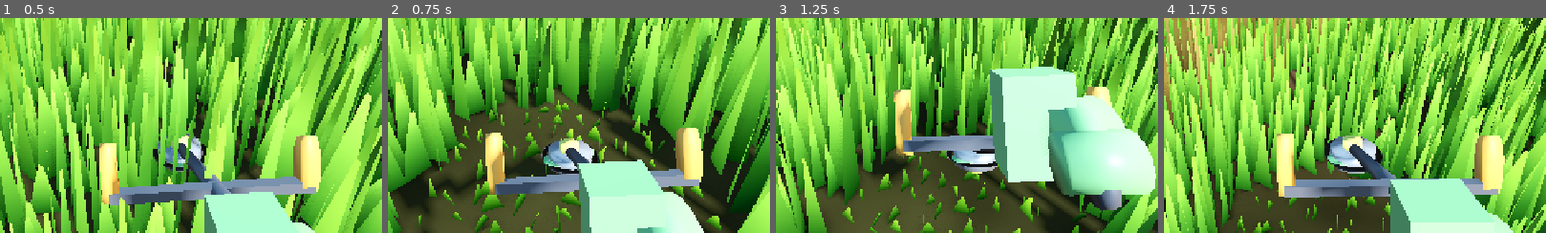
Above: before the commit, frames 1-4 (left to right).
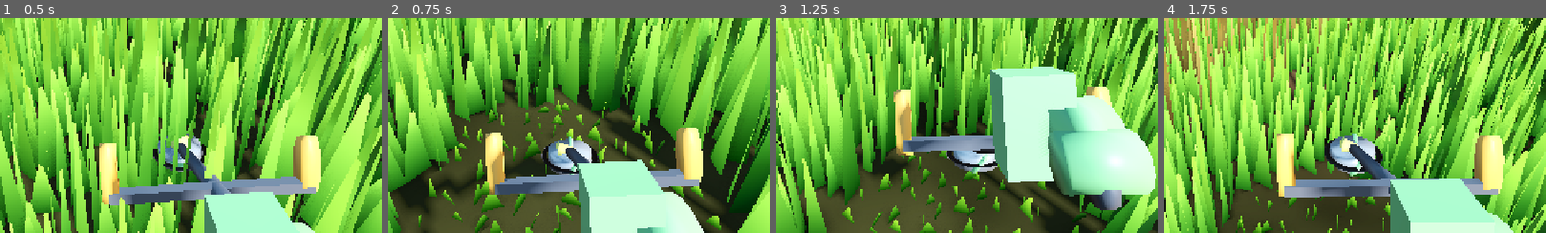
Above: after the commit, the same moments.

Repository: fabiansar/desbrozadora
Game: Godot game, scene res://scenes/main.tscn
Two runs of this game, one before a commit and one after it. Both use one fixed random seed, a clock stepped at 60 frames per second and the inputs below.
Inputs (mouse positions are % of the whole screen's width and height, from its top left):
- Up to frame 1 (0.5 s): no input
- Up to frame 2 (0.75 s): move the mouse to (55, 50) at 0.52 s; press the mouse at (55, 50) at 0.53 s; hold W (mover_adelante) from 0.53 s (still down)
- Up to frame 3 (1.25 s): keep holding W (mover_adelante); tap Space (saltar) at 0.77 s
- Up to frame 4 (1.75 s): keep holding W (mover_adelante); move the mouse to (45, 50) at 1.27 s; release the mouse at (45, 50) at 1.28 s; tap Ctrl (agacharse) at 1.35 s; tap Space (saltar) at 1.52 s
The pictures show only the part of the screen within x 34-84%, y 50-100%; the shares and areas given below are measured in that part.

Frame 1 is identical in both runs. In frame 2, 0.4% of the frame differs, in the area x 40-54%, y 55-73%; in frame 3, 0.2%; in frame 4, 0.4%, in the area x 42-56%, y 53-74%.

Commit message:
Gira la cuchilla sobre Z, que es su eje, y fija el eje en las pruebas
El carrete giraba con rotation.y, que es el eje a lo largo del tubo. La
cuchilla va tumbada, con su eje en la vertical, que en el modelo es el Z
(la escena le da al modelo un giro de 180 grados en Y, que no toca el Z).
Con el giro en Y la cuchilla daba vueltas de lado a lado y cortaba de
canto.

La prueba de "el carrete gira" leia el mismo rotation.y, o sea, el eje
que ya no se usaba: la diferencia era de cero y la prueba fallaba, pero
a veces el barrido movia el nodo entre las dos lecturas y pasaba. Ahora
lee el eje bueno, y hay una prueba aparte que mira los tres ejes, que es
lo que hacia falta para que esto no vuelva a pasar en silencio.

De paso, __pycache__ fuera del repositorio: son binarios de Python que
se regeneran solos.

Diff:
--- a/scripts/desbrozadora.gd
+++ b/scripts/desbrozadora.gd
@@ -334,7 +334,13 @@
 	if giro != null:
 		_girado += TAU * vueltas_maximas * (rpm / maxf(rpm_maximas, 1.0)) * delta
 		_girado = fmod(_girado, TAU)
-		giro.rotation.y = _girado
+		# El Z, no el Y. La cuchilla va TUMBADA, con su eje en la vertical, y el
+		# Z del modelo es la vertical: la escena le da un giro de 180 grados en
+		# Y, que no toca el Z. Girando sobre el Y, que es el eje a lo largo del
+		# tubo, la cuchilla daria vueltas de lado a lado. Y el nodo "Giro" del
+		# modelo va sin inclinacion, porque en YXZ cualquier inclinacion previa
+		# se sumaria a esta y la dejaria de girar plana.
+		giro.rotation.z = _girado
 	_sonido()
 
 
--- a/tools/test_juego.gd
+++ b/tools/test_juego.gd
@@ -200,6 +200,14 @@
 	_ok_si(herramienta.get_cortando(), "con el motor en marcha dice que corta")
 	_ok_si(absf(_rotacion_carrete() - giro0) > 0.5,
 		"el carrete gira (%.2f rad)" % (_rotacion_carrete() - giro0))
+	# El eje importa mas que el giro. La cuchilla va TUMBADA, con su eje en la
+	# vertical, y el Z del modelo es la vertical: girando sobre el Y, que es el
+	# eje a lo largo del tubo, la cuchilla daria vueltas de lado a lado y
+	# cortaria de canto. Ademas, si el eje se cambia, la prueba de arriba se queda
+	# leyendo un cero fijo y no falla nunca: hay que mirar los tres ejes.
+	_ok_si(absf(herramienta.giro.rotation.y) < 0.001 and absf(herramienta.giro.rotation.x) < 0.001,
+		"el carrete gira en Z, el eje de la cuchilla (y=%.3f x=%.3f)" % [
+			herramienta.giro.rotation.y, herramienta.giro.rotation.x])
 	# Y al parar el motor, baja.
 	Input.action_release("acelerador")
 	for _i in 90:
@@ -1003,10 +1011,10 @@
 	Input.action_release("acelerador")
 	await _asentar()
 
-	# En un claro tiene que ir mas suelta que en la maleza. Se usa el metodo de
-	#费的的成本 de menos hojas por debajo del cabezal, que es el mismo que usa
-	# el juego, para poder comparar los dos sitios sin tener que esperar a estar
-	# en un sitio concreto del mapa.
+	# En un claro tiene que ir mas suelta que en la maleza. Se usa el metodo que
+	# cuenta las hojas por debajo del cabezal, que es el mismo que usa el juego,
+	# para comparar los dos sitios sin tener que esperar a estar en un sitio
+	# concreto del mapa.
 	var maleza := mundo.get_node_or_null("MalezaAlta") as Hierba
 	_ok_si(maleza != null, "con la maleza a mano para comparar")
 	if maleza == null:
@@ -1546,7 +1554,7 @@
 
 
 func _rotacion_carrete() -> float:
-	return herramienta.giro.rotation.y if herramienta.giro != null else 0.0
+	return herramienta.giro.rotation.z if herramienta.giro != null else 0.0
 
 
 ## Que no se haya ido de Simple: por encima de todo y por debajo del suelo.
Not shown, changed: .gitignore
